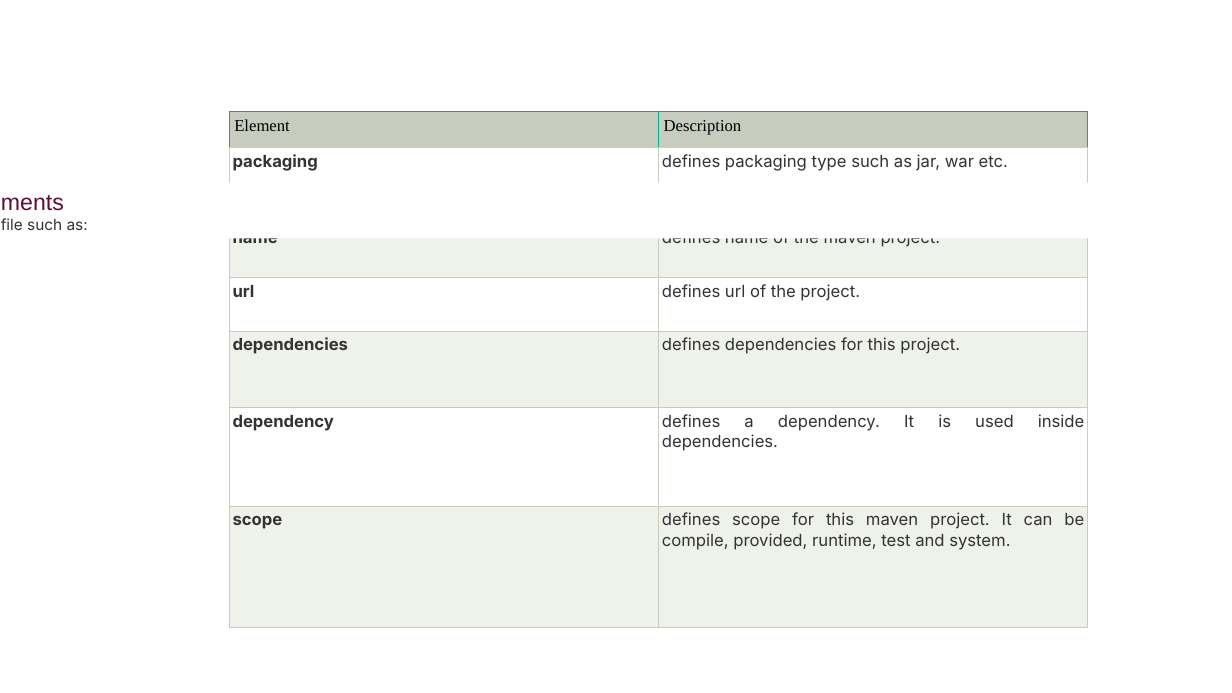
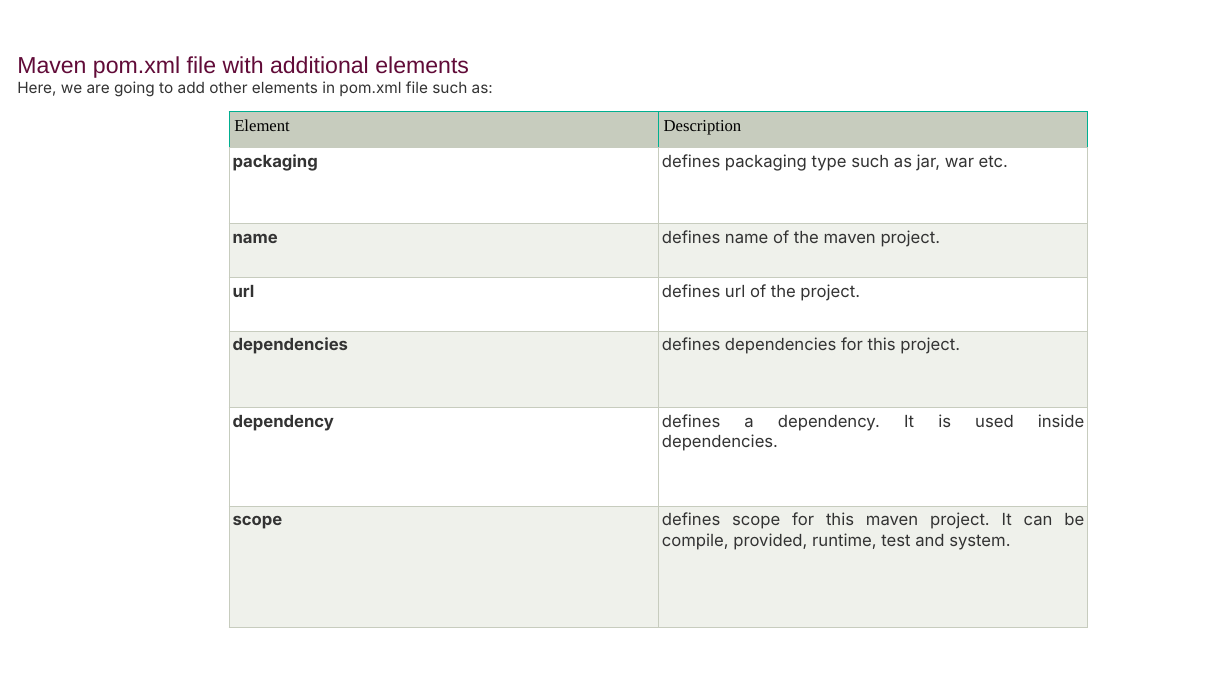
Before and after one commit to AyanRuzdan/hulud, a slide deck: slide 36 of FUNDAMENTALS_OF_DEVOPS/UNIT 6 DEVOPS.pptx. Drawn at 1232x693 pixels with LibreOffice and Linux fonts; fonts in the diff are those of the drawing. Boxes give left, top, right and bottom in pixels: in the first picture for what was removed or moved away, otherwise in the second. Text is boxed around its words. In the diff, an @@ line names an element or a change of style, - is before the commit and + after.

```diff
--- a/FUNDAMENTALS_OF_DEVOPS/UNIT 6 DEVOPS.pptx
+++ b/FUNDAMENTALS_OF_DEVOPS/UNIT 6 DEVOPS.pptx
@@ text "Maven pom.xml file with additional ..." rewrapped from <box>0,182,1232,238</box> to <box>17,56,493,97</box> @@
```
Also in this commit, not shown: 36 other files.
